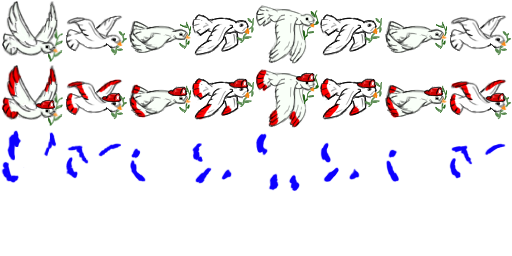
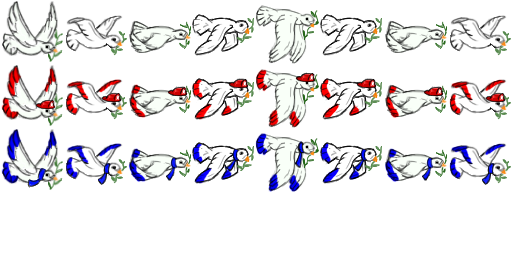
Revision of a layered w=512, h=256 image; what changed, layer by layer:
added group "Group 3" with 9 layers above "Group 2" over 2, 129, 511, 192
"Layer 1 copy": blend normal → linear burn, moved it into group "Group 3", painted on it over 2, 129, 506, 192
added layer "5" in group "Group 3" over 256, 133, 319, 192
added layer "4 copy" in group "Group 3" over 320, 142, 382, 184
added layer "4" in group "Group 3" over 192, 142, 254, 184
added layer "3 copy" in group "Group 3" over 385, 148, 448, 181
added layer "3" in group "Group 3" over 129, 148, 192, 181
added layer "2 copy" in group "Group 3" over 450, 143, 511, 185
added layer "2" in group "Group 3" over 66, 143, 127, 185
added layer "1" in group "Group 3" over 2, 129, 63, 190
